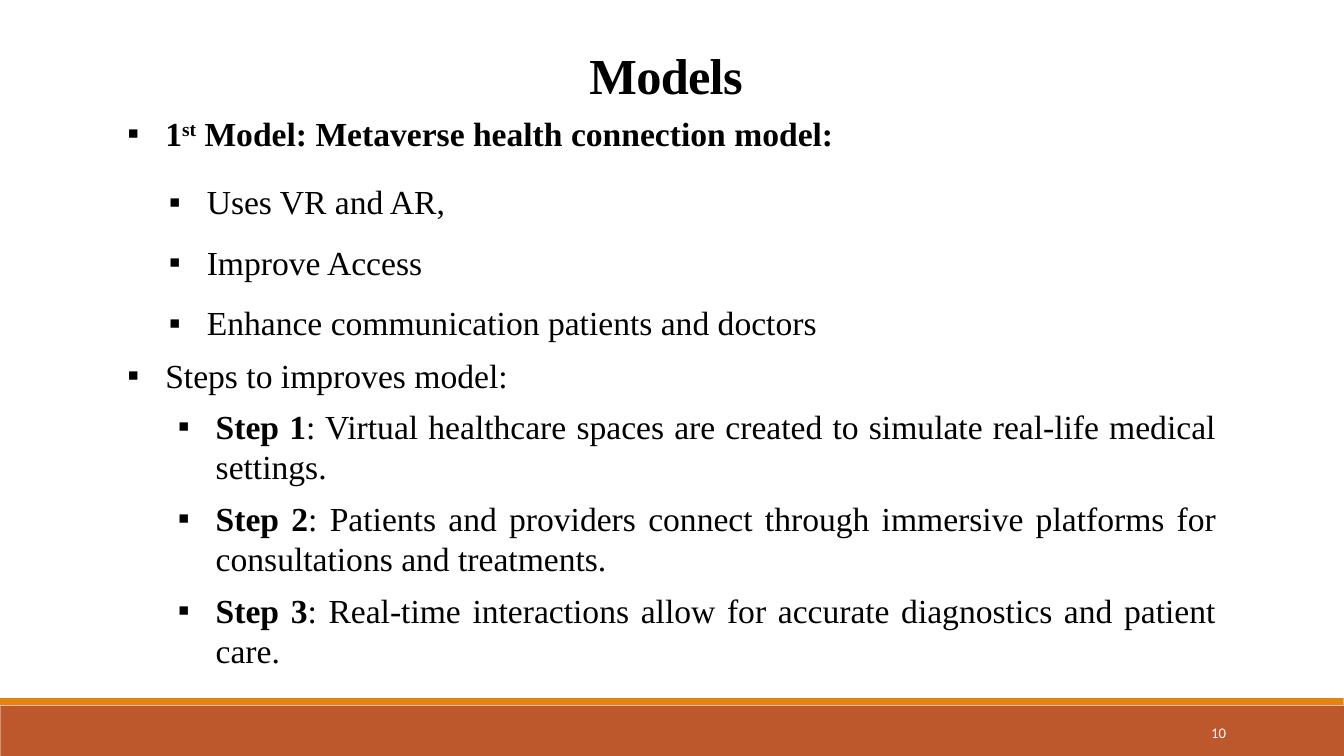
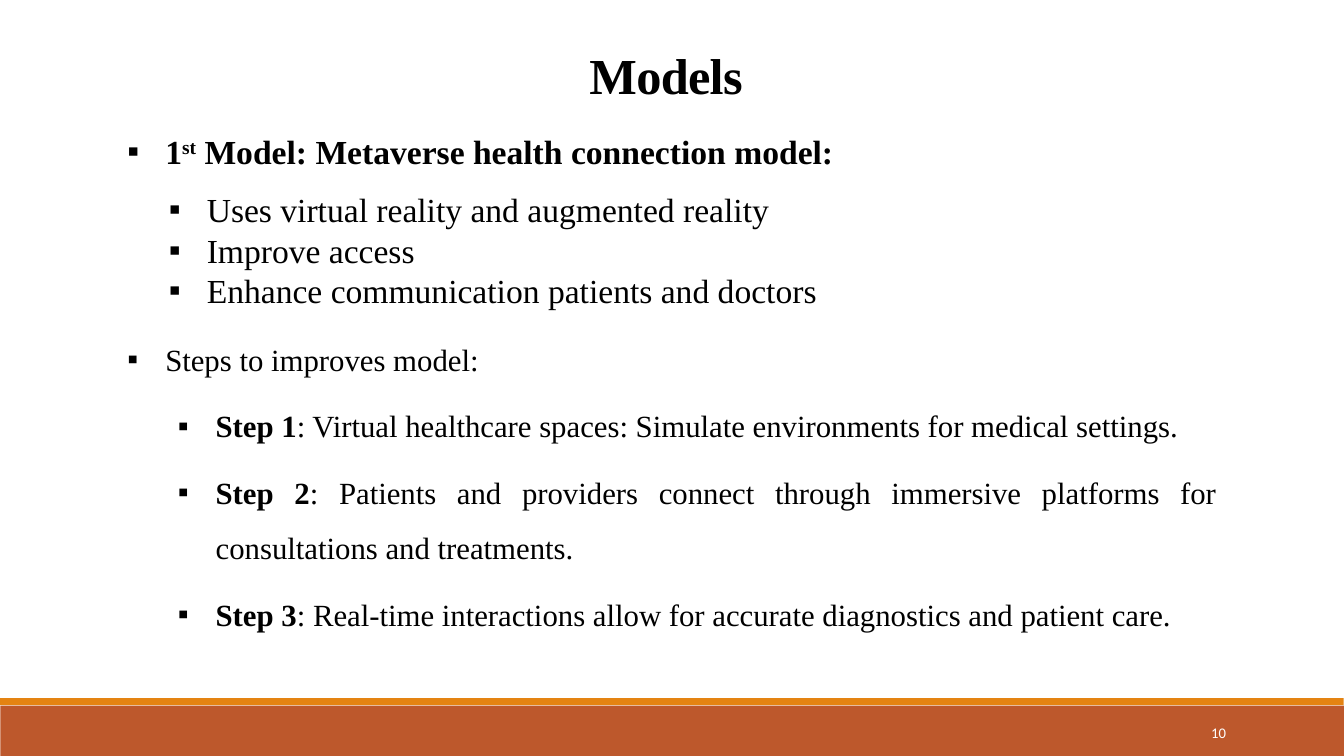
Before and after one commit to Devjethva1111/Metaverse-in-Healthcare, a slide deck: slide 10 of Seminar PPT/23MDS003 - Seminar.pptx. Drawn at 1344x756 pixels with LibreOffice and Linux fonts; fonts in the diff are those of the drawing. Boxes give left, top, right and bottom in pixels: in the first picture for what was removed or moved away, otherwise in the second. Text is boxed around its words. In the diff, an @@ line names an element or a change of style, - is before the commit and + after.

```diff
--- a/Seminar PPT/23MDS003 - Seminar.pptx
+++ b/Seminar PPT/23MDS003 - Seminar.pptx
@@ text "1st Model: Metaverse health connection ...": place and size @@
-text "1st Model: Metaverse health connection ..." at box(205, 122, 833, 147)
+text "1st Model: Metaverse health connection ..." at box(205, 140, 833, 165)
@@ text "Uses virtual reality and augmented ...": place and size @@
-text "Uses virtual reality and augmented ..." at box(207, 190, 817, 342)
+text "Uses virtual reality and augmented ..." at box(207, 198, 817, 309)
@@ text at box(207, 198, 769, 269): text changed @@
-▪ Uses VR and AR,
-▪ Improve Access
+▪ Uses virtual reality and augmented reality
+▪ Improve access
@@ text at box(207, 279, 817, 309): line spacing 1.5 to 1 @@
@@ text "Steps to improves model:": place and size @@
-text "Steps to improves model:" at box(165, 364, 1216, 664)
+text "Steps to improves model:" at box(165, 349, 1216, 632)
@@ text at box(165, 349, 1216, 632): size 24 to 22 pt in "Steps to improves model:", "Step 2: Patients and providers connect through ...", "Step 3: Real-time interactions allow for accurate ..."; line spacing 1 to 1.5 @@
@@ text at box(216, 415, 1178, 443): text changed; size 24 to 22 pt @@
-  ▪ Step 1: Virtual healthcare spaces are created to simulate real-life medical settings.
+  ▪ Step 1: Virtual healthcare spaces: Simulate environments for medical settings.
```
Also in this commit, not shown: 13 other slides changed, 1 slide added, 2 other files.
